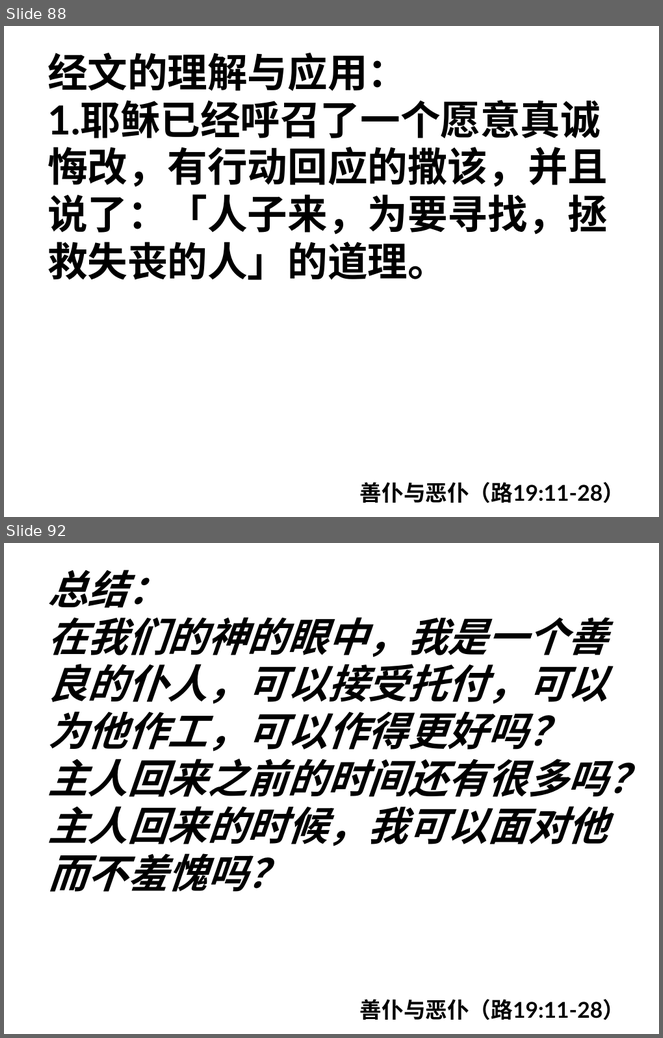
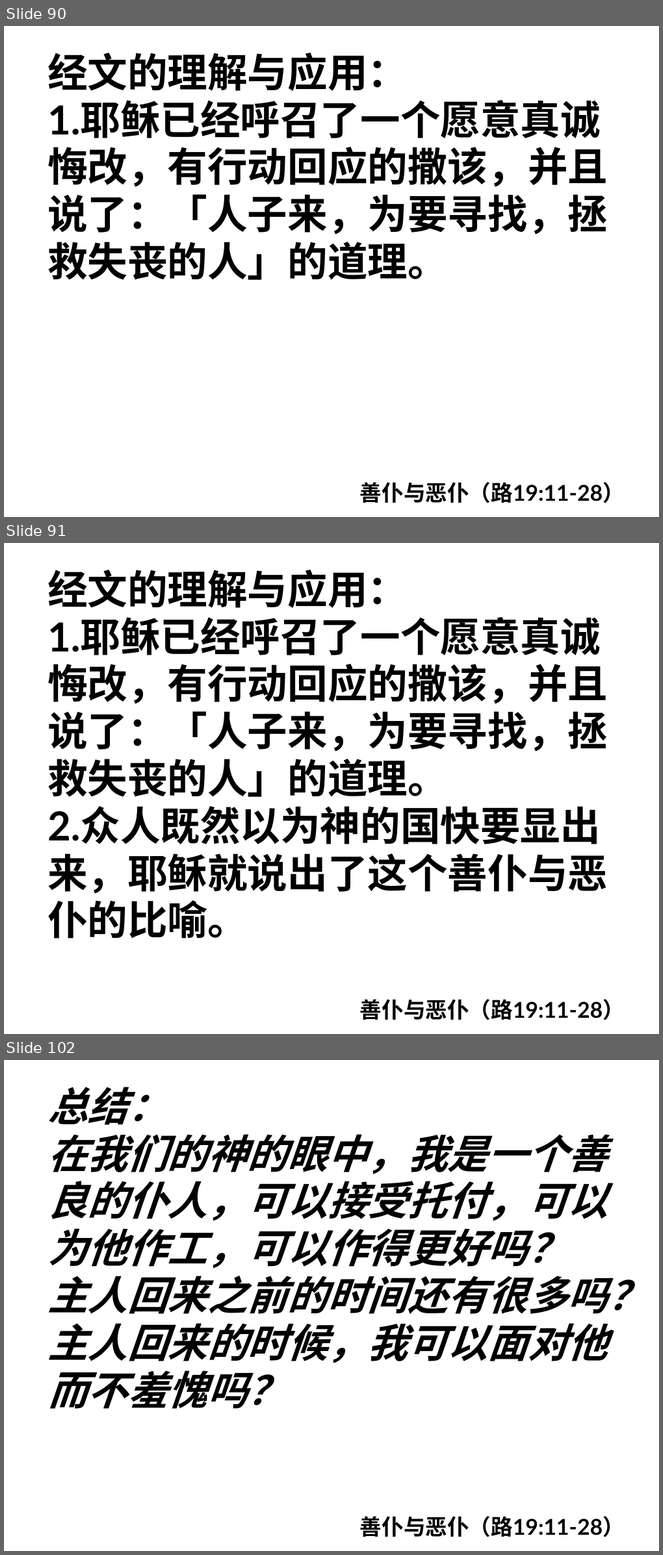
Before and after one commit to jackey-qiu/pyworship, a slide deck: 2023-08-16.pptx. Shown one above the other, each under a label of ours: slides 88 and 92 before the commit, slides 90, 91 and 102 after it; the slides between them are not shown. The pictures are 663x1038 and 663x1555 pixels, drawn with LibreOffice and Linux fonts; fonts in the diff are those of the drawing. Boxes give left, top, right and bottom in pixels: in the first picture for what was removed or moved away, otherwise in the second. Text is boxed around its words. In the diff, an @@ line names an element or a change of style, - is before the commit and + after.

```diff
--- a/2023-08-16.pptx
+++ b/2023-08-16.pptx
@@ slide 91 added at <box>4,543,659,1034</box>, background #FFFFFF @@
@@ text added at <box>48,570,608,939</box>, 44 pt, text #000000, bold @@
+经文的理解与应用：
+1.耶稣已经呼召了一个愿意真诚悔改，有行动回应的撒该，并且说了：「人子来，为要寻找，拯救失丧的人」的道理。
+2.众人既然以为神的国快要显出来，耶稣就说出了这个善仆与恶仆的比喻。
@@ text added at <box>360,999,625,1021</box>, 24 pt, text #000000, bold @@
+善仆与恶仆（路19:11-28）
@@ what was slide 88 is now slide 90 @@
@@ what was slide 92 is now slide 102 @@
```
Also in this commit, not shown: 5 slides changed, 8 other slides added, 1 other file.
